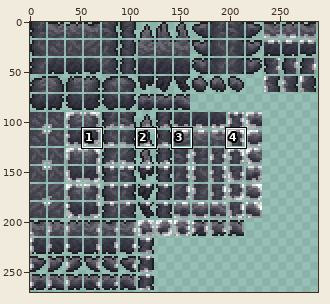
Two states of a sprite sheet, Content/Tiles/Protolith.png. The first picture is a wide view before the edit; the outline marks the close-up.
Close-up. As it was:
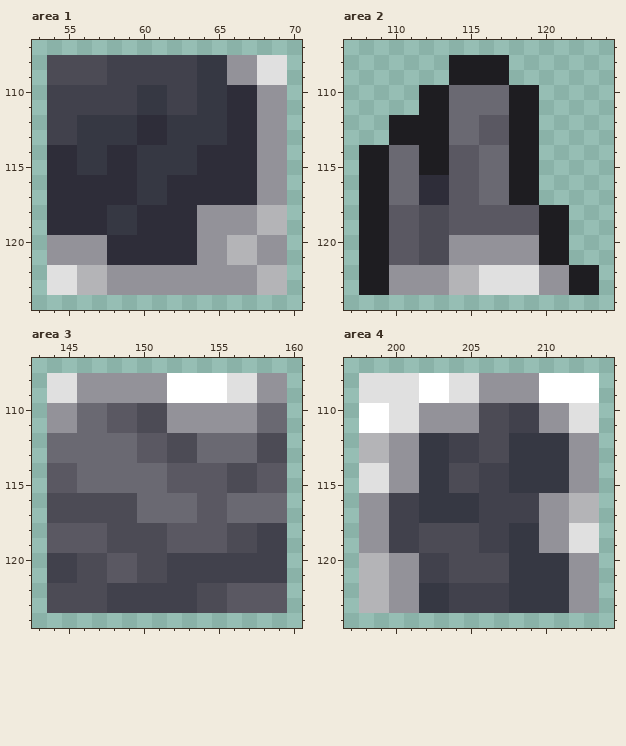
The file is 286x269 pixels. Colours within 5 levels of each other are drawn and written as one. Shown: area 1: x 53..70, y 107..124; area 2: x 107..124, y 107..124; area 3: x 143..160, y 107..124; area 4: x 197..214, y 107..124. The old version is drawn lined up with the new one, on the new canvas. The commit also changed other parts of the picture, which this record leaves out.
Now the later version:
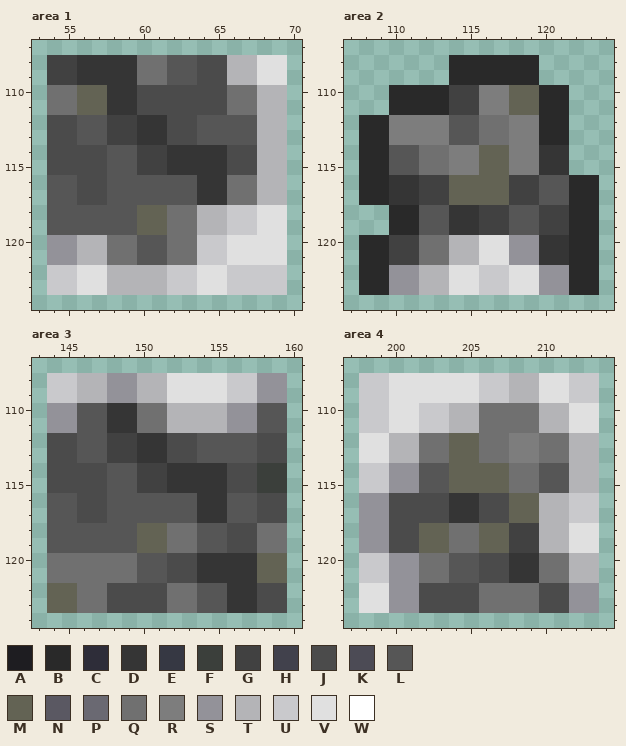
Palette (. is transparent): A #1e1d21  B #292929  C #2e2d39  D #353535  E #363843  F #3b3f3b  G #414141  H #41414c  J #4b4b4b  K #4c4b55  L #565656  M #636354  N #5a5862  P #6a6972  Q #707070  R #7d7d7d  S #939299  T #b4b4b7  U #c9c9cc  V #e0e0e0  W #ffffff
The exact change:
canvas 286x269 -> 288x270
Changed rows in their new state; - is an unchanged pixel.
Area 1:
first column x 54:
108 GGDDDDQQLLJJTT--
109 GGDDDDQQLLJJTT--
110 QQMMDDJJJJJJQQTT
111 QQMMDDJJJJJJQQTT
112 JJLLGGDDJJLLLLTT
113 JJLLGGDDJJLLLLTT
114 JJJJLLGGDDDDJJTT
115 JJJJLLGGDDDDJJTT
116 LLJJLLLLLLDDQQTT
117 LLJJLLLLLLDDQQTT
118 LLLLLLMMQQTTUUVV
119 LLLLLLMMQQTTUUVV
120 --TTQQLLQQUUVVVV
121 --TTQQLLQQUUVVVV
122 UUVVTTTTUUVVUUUU
123 UUVVTTTTUUVVUUUU
Area 2:
first column x 108:
108 ------BBBBBB----
109 ------BBBBBB----
110 --BBBBGGRRMMBB--
111 --BBBBGGRRMMBB--
112 BBRRRRLLQQRRBB--
113 BBRRRRLLQQRRBB--
114 BBLLQQRRMMRRDD--
115 BBLLQQRRMMRRDD--
116 BBDDGGMMMMGGLLBB
117 BBDDGGMMMMGGLLBB
118 ..BBLLDDGGLLGGBB
119 ..BBLLDDGGLLGGBB
120 BBGGQQTTVV--DDBB
121 BBGGQQTTVV--DDBB
122 BB--TTVVUU----BB
123 BB--TTVVUU----BB
Area 3:
first column x 144:
108 UUTT--TTVVVVUU--
109 UUTT--TTVVVVUU--
110 --LLDDQQTTTT--LL
111 --LLDDQQTTTT--LL
112 JJLLGGDDJJLLLLJJ
113 JJLLGGDDJJLLLLJJ
114 JJJJLLGGDDDDJJFF
115 JJJJLLGGDDDDJJFF
116 LLJJLLLLLLDDLLJJ
117 LLJJLLLLLLDDLLJJ
118 LLLLLLMMQQLLJJQQ
119 LLLLLLMMQQLLJJQQ
120 QQQQQQLLJJDDDDMM
121 QQQQQQLLJJDDDDMM
122 MMQQJJJJQQLLDDJJ
123 MMQQJJJJQQLLDDJJ
Area 4:
first column x 198:
108 UU--VV--UUTTVVUU
109 UU--VV--UUTTVVUU
110 UU--UUTTQQQQTT--
111 UU--UUTTQQQQTT--
112 VVTTQQMMQQRRQQTT
113 VVTTQQMMQQRRQQTT
114 UU--LLMMMMQQLLTT
115 UU--LLMMMMQQLLTT
116 --JJJJDDJJMMTTUU
117 --JJJJDDJJMMTTUU
118 --JJMMQQMMGGTT--
119 --JJMMQQMMGGTT--
120 UU--QQLLJJDDQQTT
121 UU--QQLLJJDDQQTT
122 VV--JJJJQQQQJJ--
123 VV--JJJJQQQQJJ--
Pixel boxes of the changes (left, top, right, bottom) in both close-ups:
changed: (47, 55, 287, 295)
changed: (359, 55, 599, 295)
changed: (47, 373, 287, 613)
changed: (359, 373, 599, 613)
